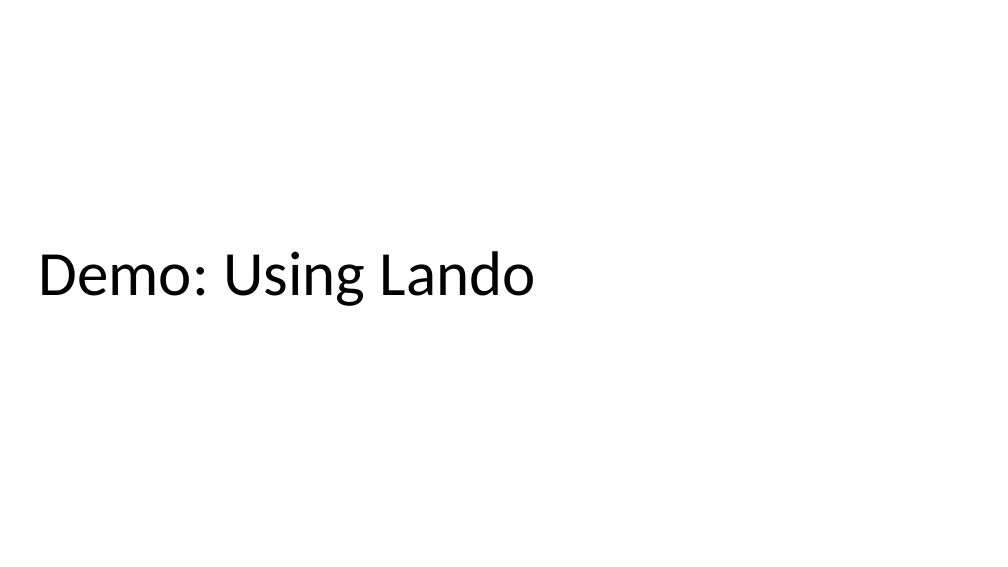
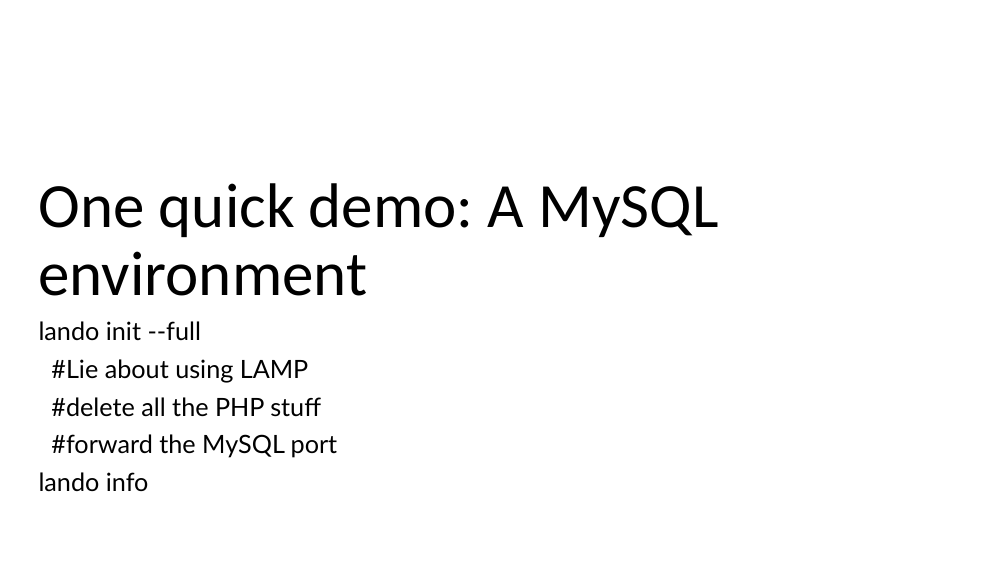
Before and after one commit to hardyoyo/code4lib2021-workshop, a slide deck: slide 20 of CDL-tech-x-condensed-version.pptx (slide 21 before the commit). Drawn at 1008x567 pixels with LibreOffice and Linux fonts; fonts in the diff are those of the drawing. Boxes give left, top, right and bottom in pixels: in the first picture for what was removed or moved away, otherwise in the second. Text is boxed around its words. In the diff, an @@ line names an element or a change of style, - is before the commit and + after.

```diff
--- a/CDL-tech-x-condensed-version.pptx
+++ b/CDL-tech-x-condensed-version.pptx
@@ title at [39, 183, 719, 296]: text changed @@
-Demo: Using Lando
+One quick demo: A MySQL environment
@@ text added at [39, 321, 338, 492], 24 pt, text #000000 @@
+lando init --full
+#Lie about using LAMP
+#delete all the PHP stuff
+#forward the MySQL port
+lando info
```
Also in this commit, not shown: 1 slide removed, 1 other file.
